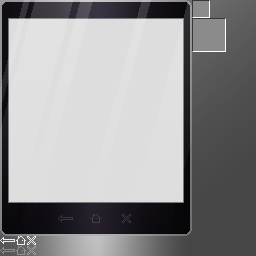
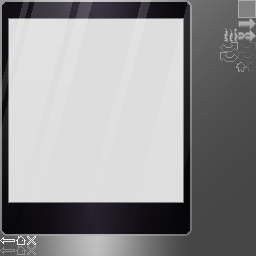
Layers edited between the first and the second 256 x 256 image:
added layer "Layer 16" above "Layer 15" over [220, 0, 256, 72]
hid "Layer 15" over [192, 0, 226, 52]
hid "Layer 13" over [58, 214, 131, 223]
